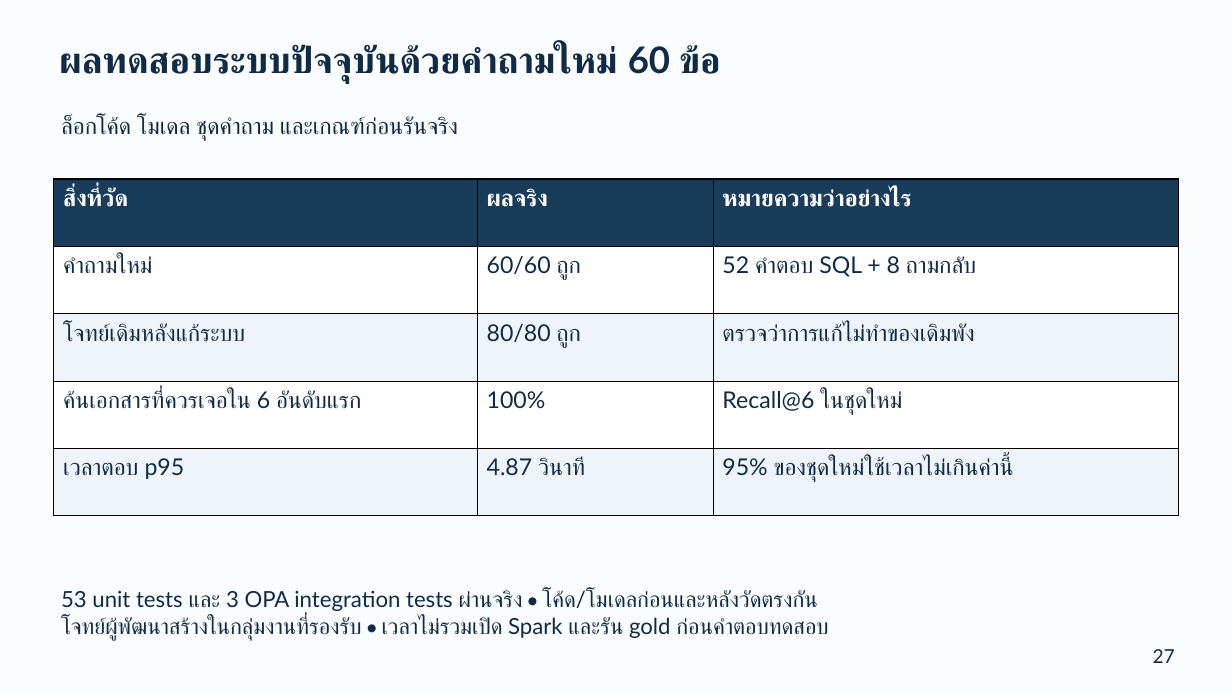
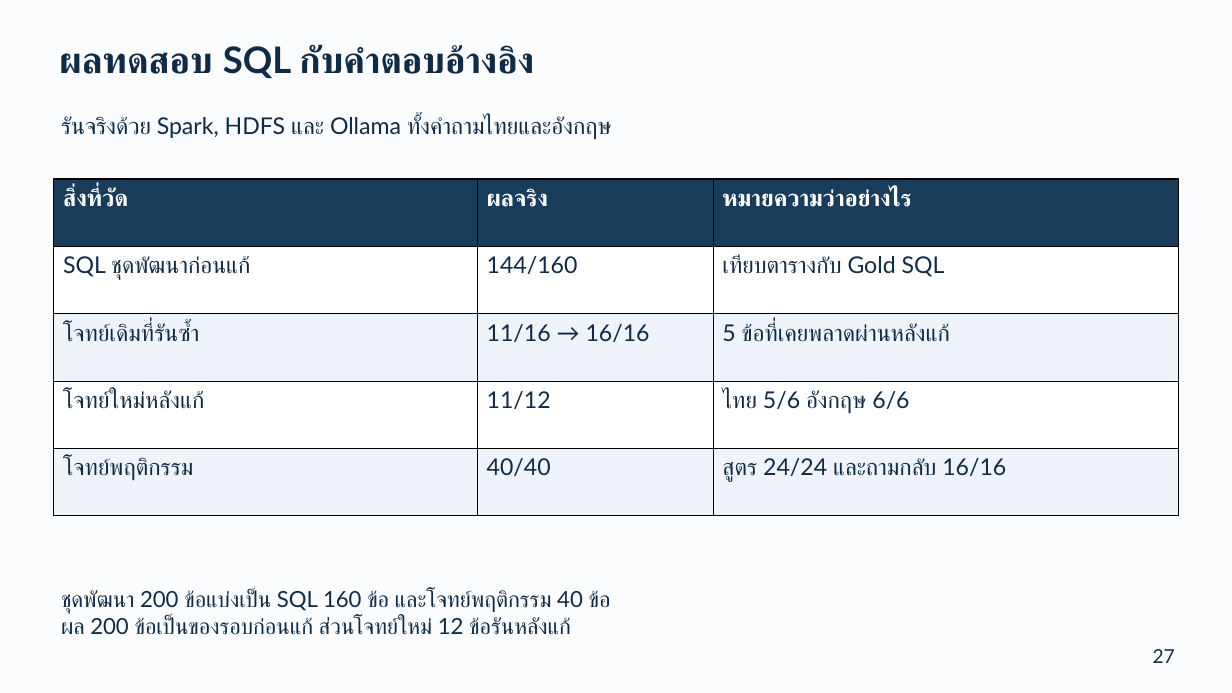
Before and after one commit to NATTAPAT-LEUNGRUNGSAP/customer-intelligence-agent-spark-hdfs, a slide deck: slide 27 of presentation/customer-intelligence-system-guide.pptx. Drawn at 1232x693 pixels with LibreOffice and Linux fonts; fonts in the diff are those of the drawing. Boxes give left, top, right and bottom in pixels: in the first picture for what was removed or moved away, otherwise in the second. Text is boxed around its words. In the diff, an @@ line names an element or a change of style, - is before the commit and + after.

```diff
--- a/presentation/customer-intelligence-system-guide.pptx
+++ b/presentation/customer-intelligence-system-guide.pptx
@@ text at box(59, 44, 534, 79): text changed @@
-ผลทดสอบระบบปัจจุบันด้วยคำถามใหม่ 60 ข้อ
+ผลทดสอบ SQL กับคำตอบอ้างอิง
@@ text at box(61, 116, 612, 140): text changed @@
-ล็อกโค้ด โมเดล ชุดคำถาม และเกณฑ์ก่อนรันจริง
+รันจริงด้วย Spark, HDFS และ Ollama ทั้งคำถามไทยและอังกฤษ
@@ table at box(54, 179, 1177, 517) @@
-row 2: คำถามใหม่ | 60/60 ถูก | 52 คำตอบ SQL + 8 ถามกลับ
+row 2: SQL ชุดพัฒนาก่อนแก้ | 144/160 | เทียบตารางกับ Gold SQL
-row 3: โจทย์เดิมหลังแก้ระบบ | 80/80 ถูก | ตรวจว่าการแก้ไม่ทำของเดิมพัง
+row 3: โจทย์เดิมที่รันซ้ำ | 11/16 → 16/16 | 5 ข้อที่เคยพลาดผ่านหลังแก้
-row 4: ค้นเอกสารที่ควรเจอใน 6 อันดับแรก | 100% | Recall@6 ในชุดใหม่
+row 4: โจทย์ใหม่หลังแก้ | 11/12 | ไทย 5/6 อังกฤษ 6/6
-row 5: เวลาตอบ p95 | 4.87 วินาที | 95% ของชุดใหม่ใช้เวลาไม่เกินค่านี้
+row 5: โจทย์พฤติกรรม | 40/40 | สูตร 24/24 และถามกลับ 16/16
@@ text at box(61, 590, 611, 635): text changed @@
-53 unit tests และ 3 OPA integration tests ผ่านจริง • โค้ด/โมเดลก่อนและหลังวัดตรงกัน
-โจทย์ผู้พัฒนาสร้างในกลุ่มงานที่รองรับ • เวลาไม่รวมเปิด Spark และรัน gold ก่อนคำตอบทดสอบ
+ชุดพัฒนา 200 ข้อแบ่งเป็น SQL 160 ข้อ และโจทย์พฤติกรรม 40 ข้อ
+ผล 200 ข้อเป็นของรอบก่อนแก้ ส่วนโจทย์ใหม่ 12 ข้อรันหลังแก้
```
Also in this commit, not shown: 5 other slides changed, 25 other files.
